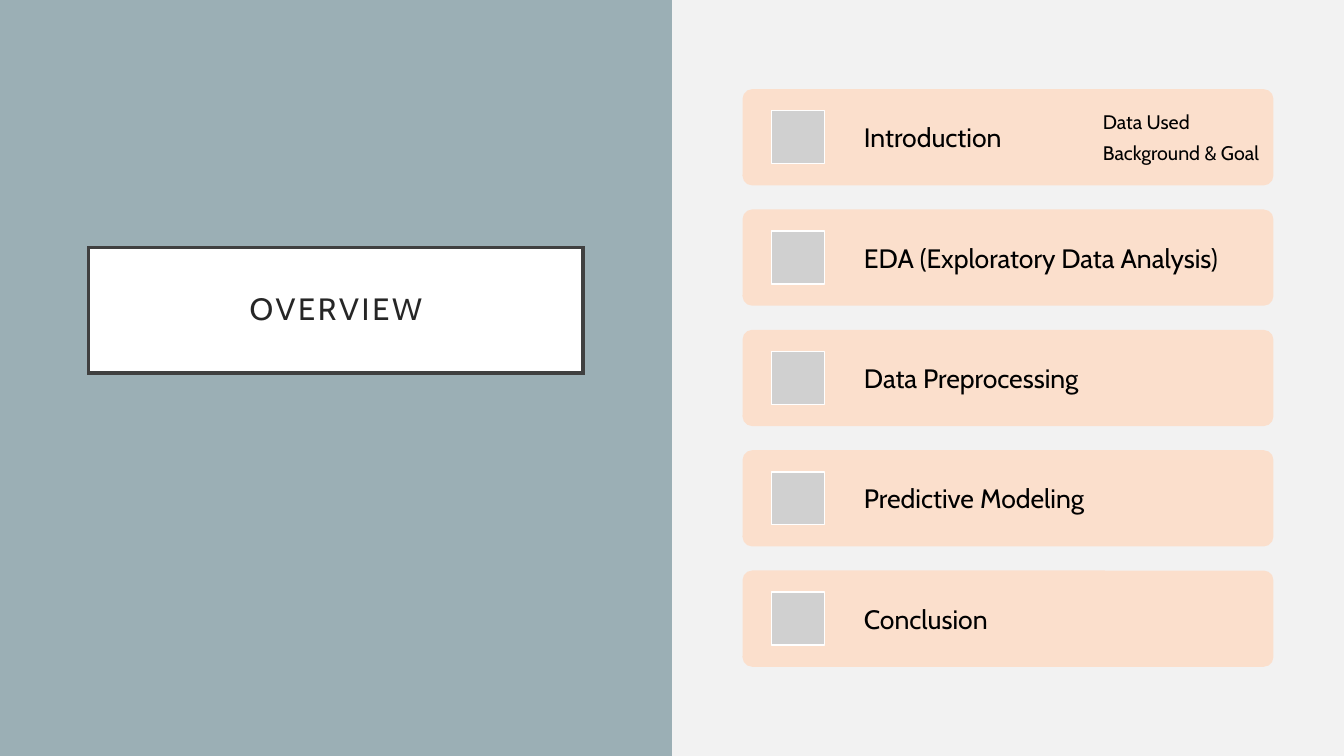
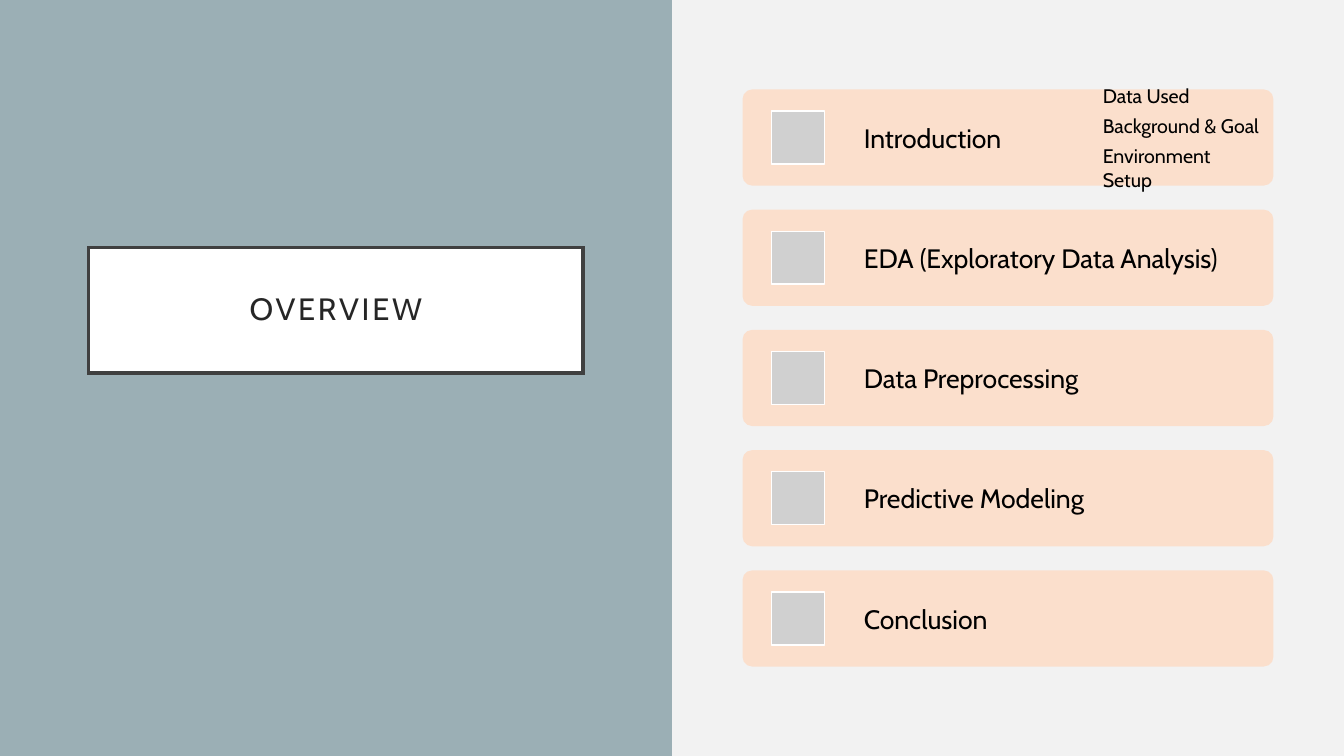
Before and after one commit to chelseanbr/aih-eda-modeling, a slide deck: slide 2 of aih-sl-tutorial.pptx. Drawn at 1344x756 pixels with LibreOffice and Linux fonts; fonts in the diff are those of the drawing; grey boxes stand for pictures. Boxes give left, top, right and bottom in pixels: in the first picture for what was removed or moved away, otherwise in the second. Text is boxed around its words. In the diff, an @@ line names an element or a change of style, - is before the commit and + after.

```diff
--- a/aih-sl-tutorial.pptx
+++ b/aih-sl-tutorial.pptx
@@ text at (x1=1103, y1=149, x2=1211, y2=192): paragraph added @@
+Environment Setup
```
Also in this commit, not shown: 1 other slide changed, 12 slides added, 1 slide removed, 1 other file.
